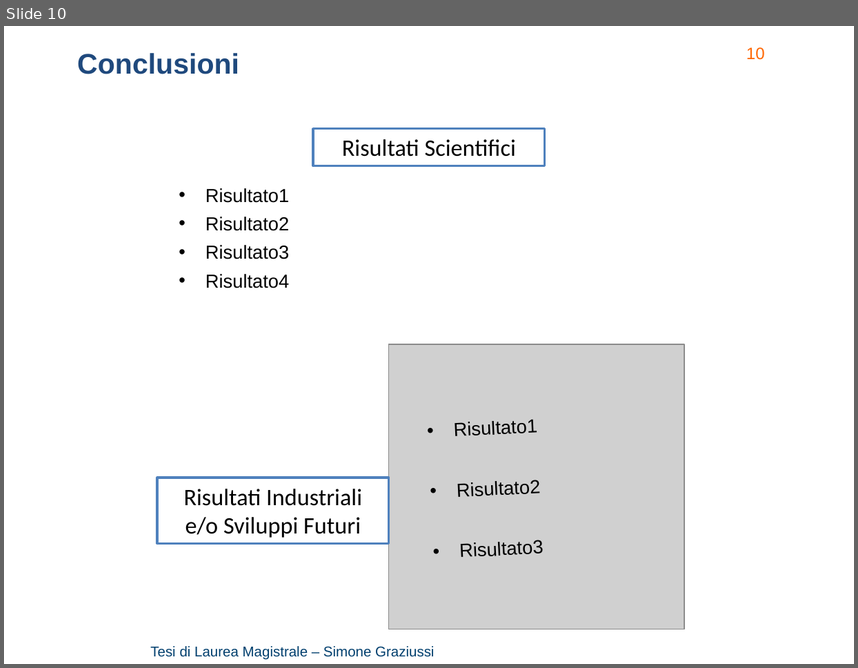
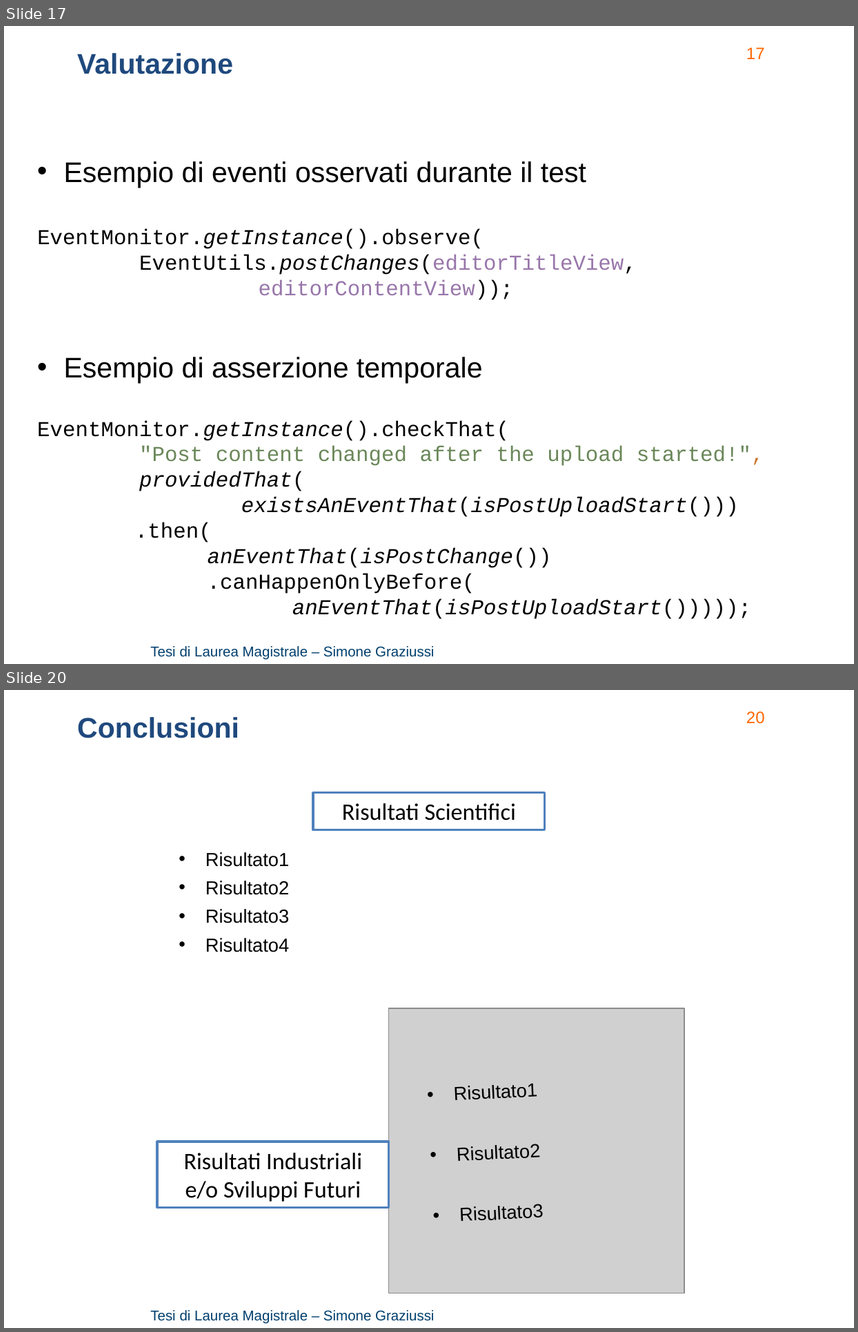
Before and after one commit to Simone3/Thesis, a slide deck: Presentation/Presentation.pptx. Shown one above the other, each under a label of ours: slide 10 before the commit, slides 17 and 20 after it; the slides between them are not shown. The pictures are 858x668 and 858x1332 pixels, drawn with LibreOffice and Linux fonts; fonts in the diff are those of the drawing; grey boxes stand for pictures; background and template pictures are left out. Boxes give left, top, right and bottom in pixels: in the first picture for what was removed or moved away, otherwise in the second. Text is boxed around its words. In the diff, an @@ line names an element or a change of style, - is before the commit and + after.

Commit message:
Presentation: preliminary version of events part

```diff
--- a/Presentation/Presentation.pptx
+++ b/Presentation/Presentation.pptx
@@ slide 17 added at (x1=4, y1=26, x2=854, y2=664), background picture (left out); not listed: 2 template elements that a slide beside it also shows @@
@@ text added at (x1=77, y1=53, x2=233, y2=74), 24 pt, text #1F497D, bold @@
+Valutazione
@@ text added at (x1=64, y1=161, x2=586, y2=187), 24 pt, text #000000 @@
+• Esempio di eventi osservati durante il test
@@ text added at (x1=37, y1=229, x2=637, y2=300), 18 pt, text #000000 @@
+EventMonitor.getInstance().observe(
+EventUtils.postChanges(editorTitleView, editorContentView));
@@ text added at (x1=64, y1=357, x2=483, y2=383), 24 pt, text #000000 @@
+• Esempio di asserzione temporale
@@ text added at (x1=37, y1=420, x2=764, y2=619), 18 pt, text #000000 @@
+EventMonitor.getInstance().checkThat(
+"Post content changed after the upload started!",
+providedThat(
+existsAnEventThat(isPostUploadStart()))
+.then(
+anEventThat(isPostChange())
+.canHappenOnlyBefore(
+anEventThat(isPostUploadStart()))));
@@ what was slide 10 is now slide 20 @@
@@ page number at (x1=746, y1=711, x2=765, y2=724): text changed @@
-10
+20
```
Also in this commit, not shown: 9 other slides added, 1 other file.
